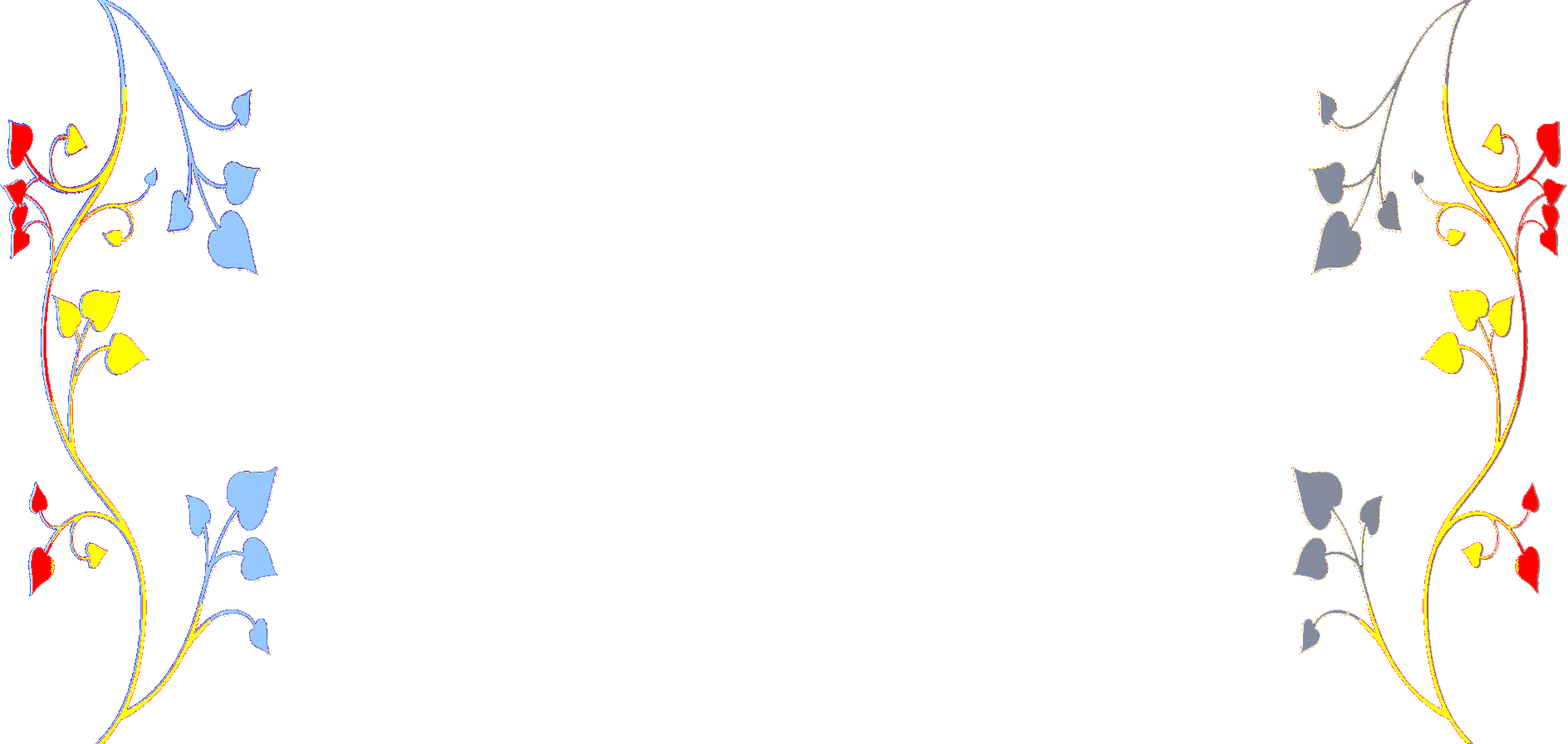
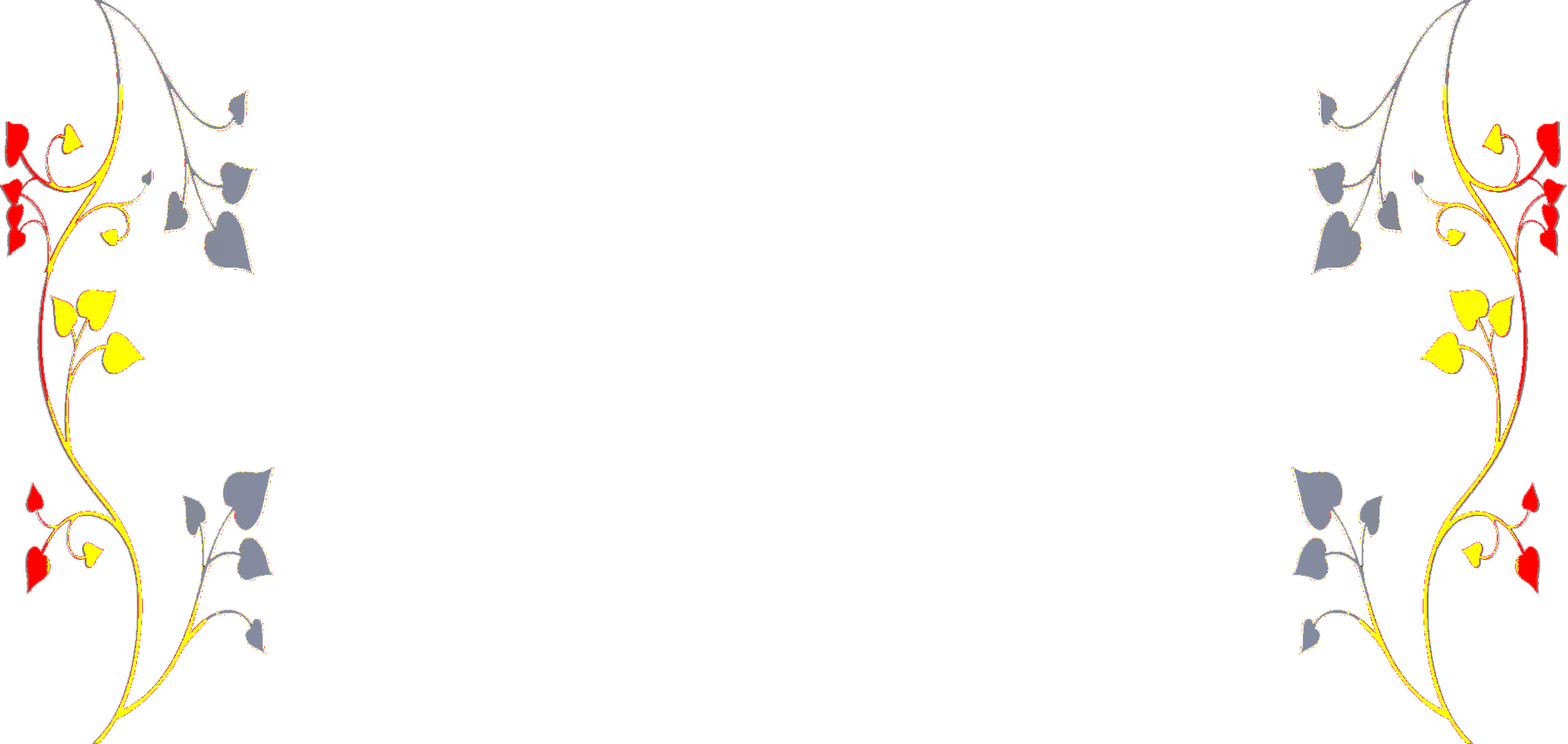
Layers edited between the first and the second 1568 x 744 image:
painted on "Layer 1" over box(3, 0, 280, 744)
painted on "Layer 2" over box(0, 0, 280, 744)
